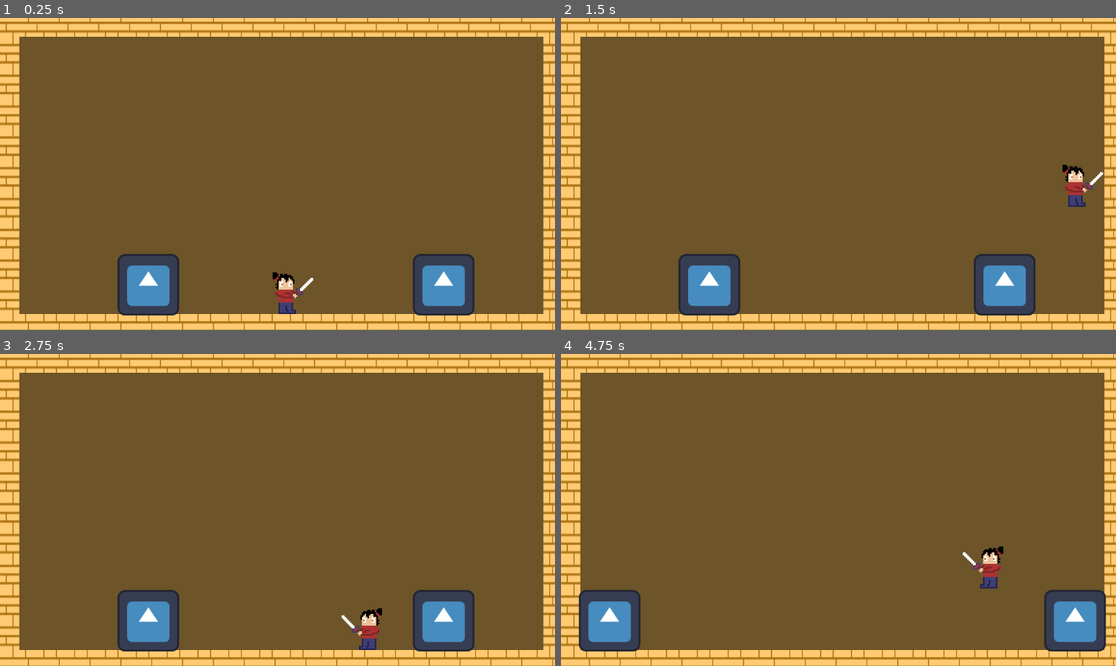
Above: before the commit, frames 1-4 (two rows, left to right).
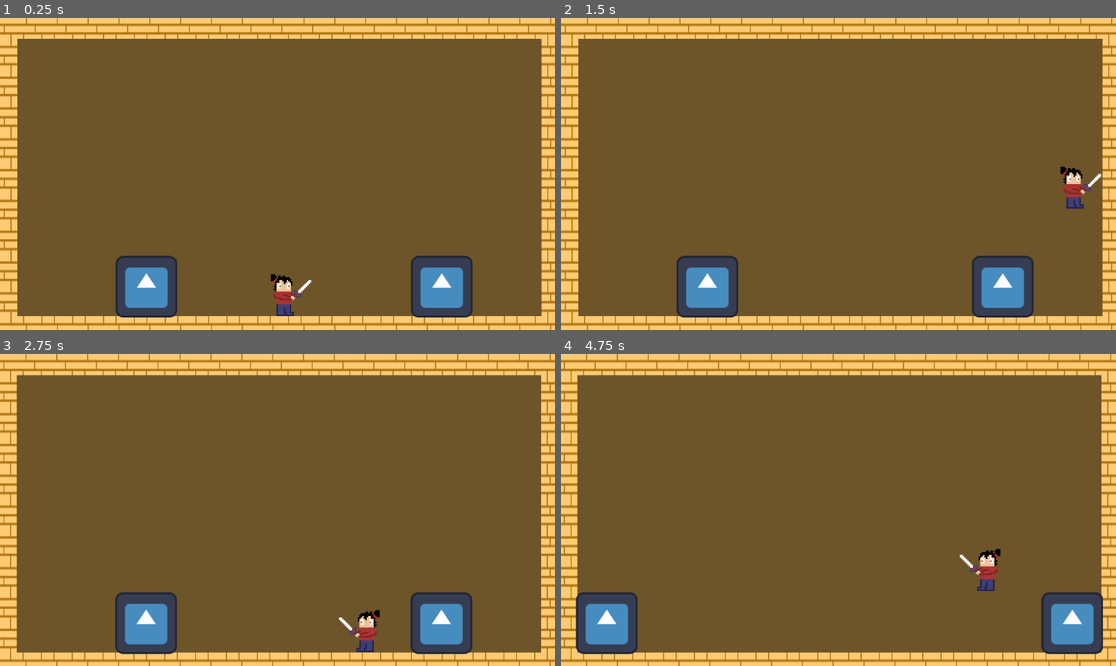
Above: after the commit, the same moments.

Repository: J-Abitria/crimson-jam-26
Game: Godot game, scene res://battleground.tscn
Two runs of this game, one before a commit and one after it. Both use one fixed random seed, a clock stepped at 60 frames per second and the inputs below. The engine's default icon, where the game draws it, is replaced by a stand-in: a white triangle on a blue panel in a dark square.
Inputs:
- Up to frame 1 (0.25 s): no input
- Up to frame 2 (1.5 s): tap Enter at 0.5 s; hold Z (jump) 0.53-1.28 s; hold Right (move_right) from 0.53 s (still down); tap Down (aim_down) at 1.35 s
- Up to frame 3 (2.75 s): tap Z (jump) at 1.52, 1.55, 1.82 s; release Right (move_right) at 2.03 s; hold Left (move_left) from 2.03 s (still down); hold Z (jump) from 2.03 s (still down); tap Up (aim_up) at 2.1 s
- Up to frame 4 (4.75 s): release Left (move_left) at 2.78 s; release Z (jump) at 2.78 s; hold Right (move_right) 2.78-4.28 s; tap X (attack) at 2.85 s; tap Z (jump) at 3.02, 3.05, 3.32, 4.52, 4.55 s; hold Z (jump) 3.53-4.28 s; hold Left (move_left) from 4.28 s (still down); tap Down (aim_down) at 4.35 s

The runs differ from the first frame. In frame 1, 11% of the frame differs, in the area x 0-100%, y 0-100%; in frame 2, 11%; in frame 3, 12%; in frame 4, 13%.

Commit message:
Added screen shake for damage.

Diff:
--- /dev/null
+++ b/unleash-beast/Assets/Scripts/camera.gd
@@ -0,0 +1,26 @@
+extends Camera2D
+
+@export var default_strength = 30.0
+@export var shake_fade = 5.0
+
+var rng = RandomNumberGenerator.new()
+var shake_strength = 0
+
+func _ready() -> void:
+	rng.randomize()
+
+func _process(delta: float) -> void:
+	if shake_strength > 0:
+		shake_strength = lerp(shake_strength, 0.0, shake_fade * delta)
+		offset = random_offset()
+	else:
+		offset = Vector2.ZERO
+
+func apply_shake(strength = default_strength):
+	shake_strength = strength
+
+func random_offset():
+	return Vector2(
+		rng.randf_range(-shake_strength, shake_strength),
+		rng.randf_range(-shake_strength, shake_strength)
+	)
--- a/unleash-beast/Assets/Scripts/player.gd
+++ b/unleash-beast/Assets/Scripts/player.gd
@@ -12,6 +12,7 @@
 
 @onready var animation_player = $AnimationPlayer
 @onready var animation_sprite = $AnimatedSprite2D
+@onready var camera = $"../Camera2D"
 @onready var collision_shape = $Hurtbox/CollisionShape2D
 @onready var hitbox_pivot = $HitboxPivot
 @onready var invincibility_timer = $InvincibilityTimer
@@ -109,6 +110,8 @@
 	collision_shape.disabled = true
 	health -= 1
 	check_death()
+
+	camera.apply_shake(10.0)
 	invincibility_timer.start()
 
 func check_death():
--- a/unleash-beast/battleground.tscn
+++ b/unleash-beast/battleground.tscn
@@ -1,6 +1,7 @@
 [gd_scene format=4 uid="uid://cn0gjyq5filo"]
 
 [ext_resource type="PackedScene" uid="uid://dxejic1hhlcwu" path="res://background.tscn" id="1_66gel"]
+[ext_resource type="Script" uid="uid://dyqusjjdxn4je" path="res://Assets/Scripts/camera.gd" id="1_sjsww"]
 [ext_resource type="PackedScene" uid="uid://kkpcl7v8yqlh" path="res://border.tscn" id="2_ildd2"]
 [ext_resource type="PackedScene" uid="uid://dctcrt5m1dqvq" path="res://player.tscn" id="3_ildd2"]
 [ext_resource type="Script" uid="uid://mm3vbql4brua" path="res://Assets/Scripts/twin.gd" id="4_pmmbh"]
@@ -16,6 +17,10 @@
 sources/1 = SubResource("TileSetScenesCollectionSource_t5hr7")
 
 [node name="Battleground" type="Node2D" unique_id=971398247]
+
+[node name="Camera2D" type="Camera2D" parent="." unique_id=661351914]
+position = Vector2(580, 320)
+script = ExtResource("1_sjsww")
 
 [node name="TileMapLayer" type="TileMapLayer" parent="." unique_id=1399017042]
 position = Vector2(232, 231)
@@ -33,5 +38,3 @@
 
 [node name="Player" parent="." unique_id=889811035 instance=ExtResource("3_ildd2")]
 position = Vector2(614, 535)
-speed = 500
-jump_speed = -800
Not shown, added: unleash-beast/Assets/Scripts/camera.gd.uid
